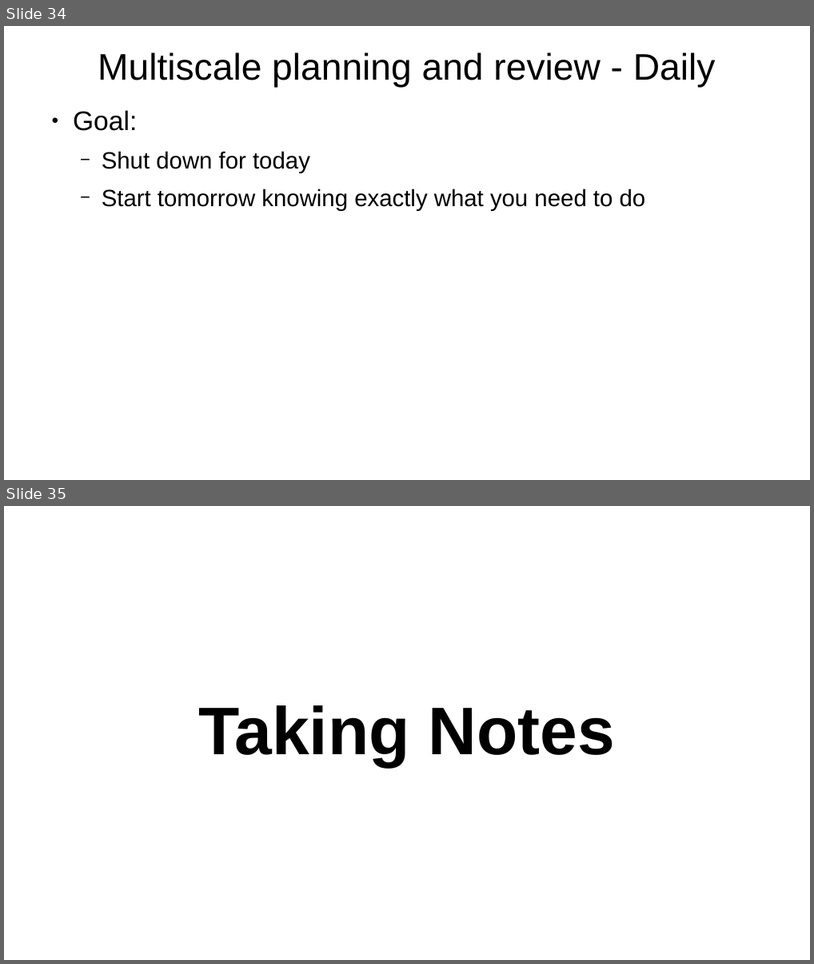
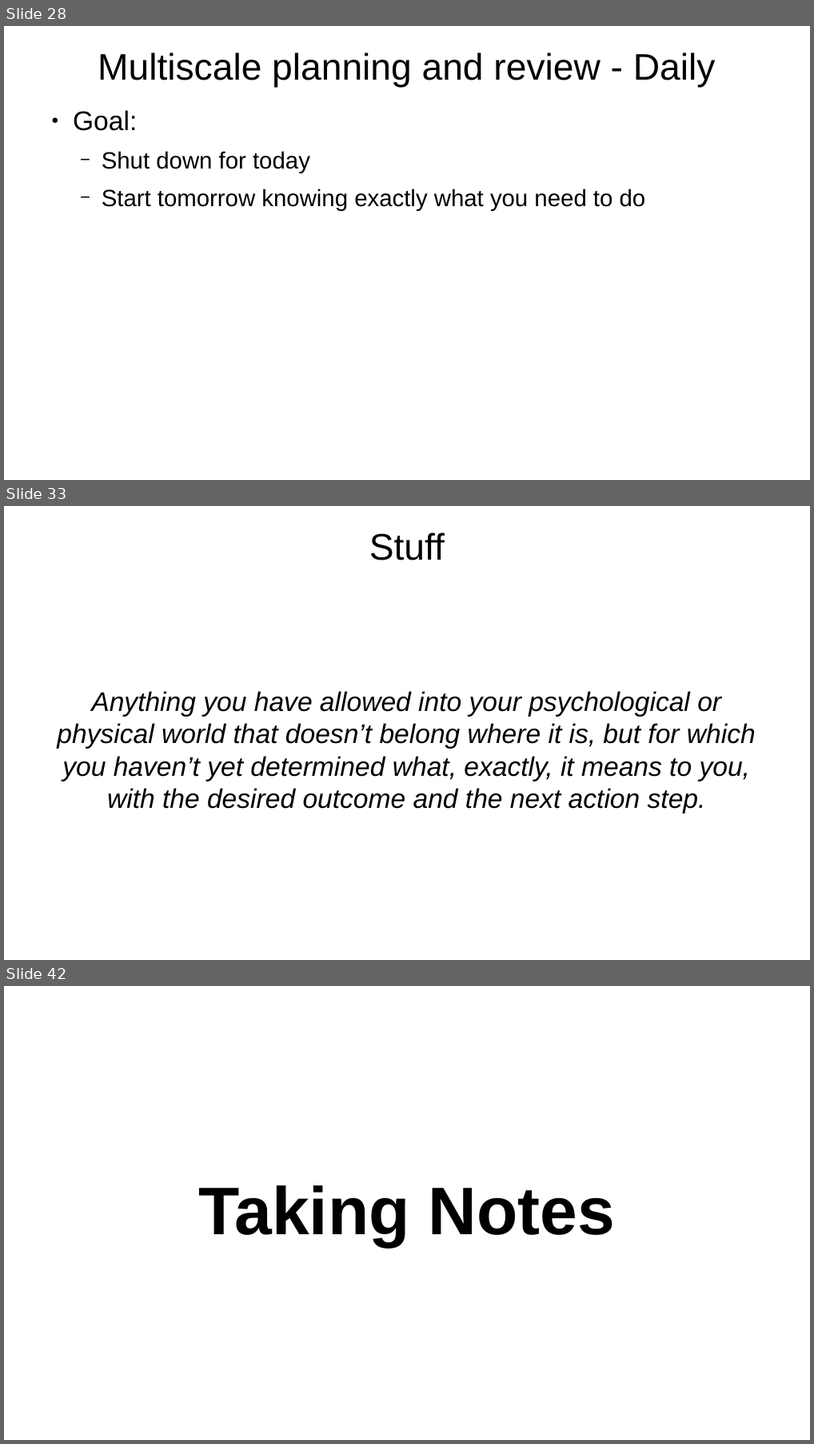
Before and after one commit to arnegevaert/SC26, a slide deck: personal_effectiveness.odp. Shown one above the other, each under a label of ours: slides 34 and 35 before the commit, slides 28, 33 and 42 after it; the slides between them are not shown. The pictures are 814x964 and 814x1444 pixels, drawn with LibreOffice and Linux fonts; fonts in the diff are those of the drawing. Boxes give left, top, right and bottom in pixels: in the first picture for what was removed or moved away, otherwise in the second. Text is boxed around its words. In the diff, an @@ line names an element or a change of style, - is before the commit and + after.

```diff
--- a/personal_effectiveness.odp
+++ b/personal_effectiveness.odp
@@ slide 33 added at [4,506,810,960], background #FFFFFF @@
@@ title added at [370,532,445,560], 44 pt, text #000000 @@
+Stuff
@@ text added at [57,691,756,813], 32 pt, text #000000, italic @@
+Anything you have allowed into your psychological or physical world that doesn’t belong where it is, but for which you haven’t yet determined what, exactly, it means to you, with the desired outcome and the next action step.
@@ what was slide 34 is now slide 28 @@
@@ what was slide 35 is now slide 42 @@
```
Also in this commit, not shown: 7 slides changed, 13 other slides added, 5 slides removed.
